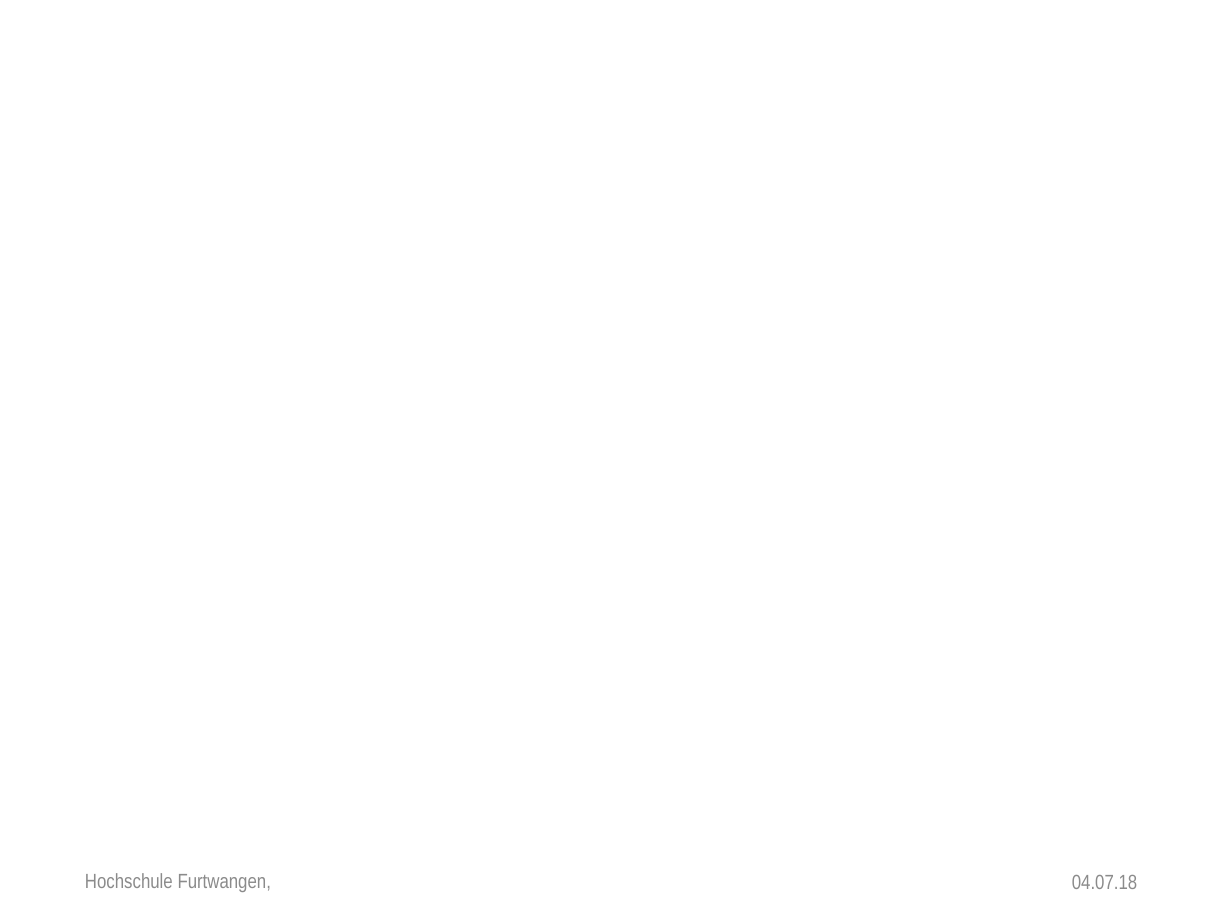
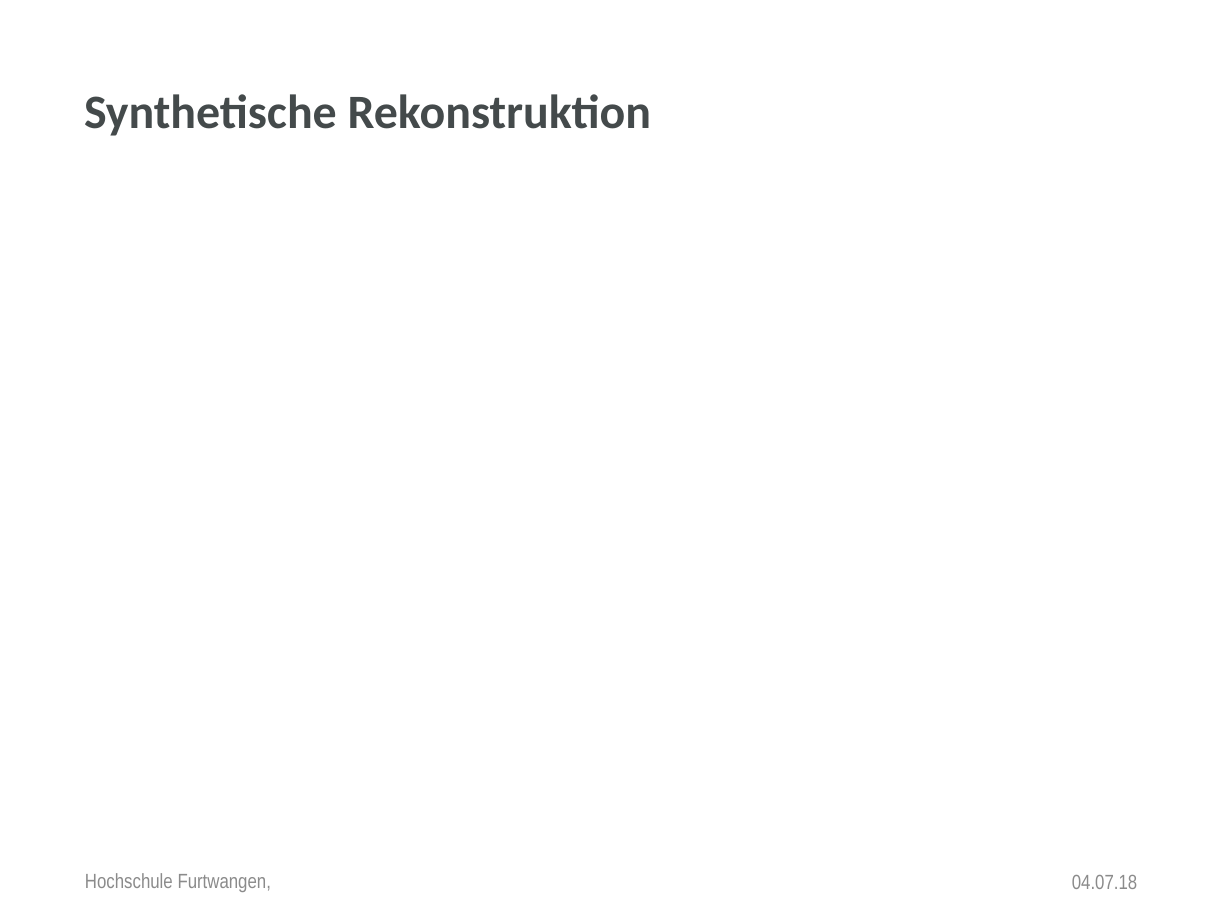
Before and after one commit to anjak610/MasterDuCC, a slide deck: slide 9 of Thesis/Disputation/PowerPointPresentation/New_Dispo_HFU_Design.pptx. Drawn at 1232x924 pixels with LibreOffice and Linux fonts; fonts in the diff are those of the drawing; background and template pictures are left out. Boxes give left, top, right and bottom in pixels: in the first picture for what was removed or moved away, otherwise in the second. Text is boxed around its words. In the diff, an @@ line names an element or a change of style, - is before the commit and + after.

```diff
--- a/Thesis/Disputation/PowerPointPresentation/New_Dispo_HFU_Design.pptx
+++ b/Thesis/Disputation/PowerPointPresentation/New_Dispo_HFU_Design.pptx
@@ text added at (84, 94, 651, 136), 28 pt, text #444A4B, bold @@
+Synthetische Rekonstruktion
```
Also in this commit, not shown: 3 other slides changed.
